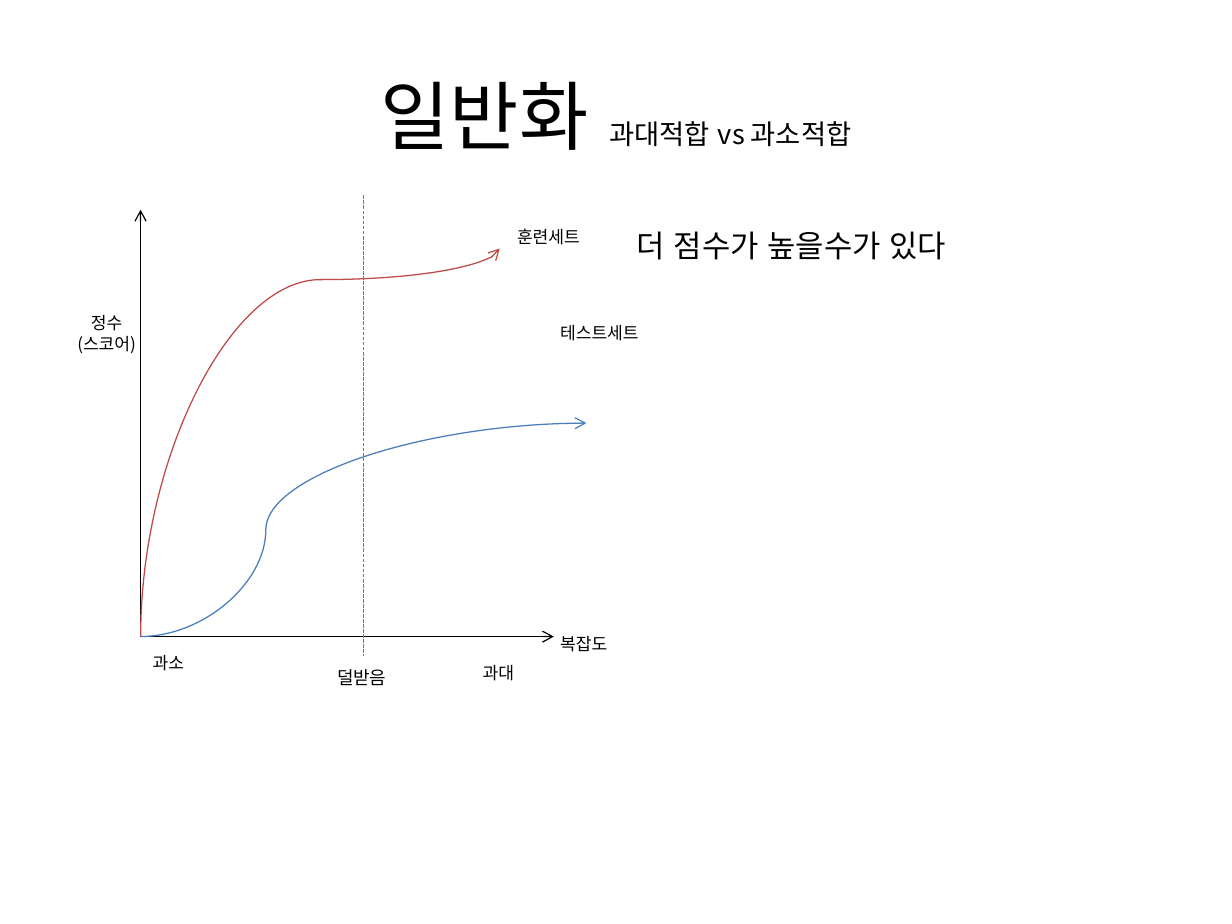
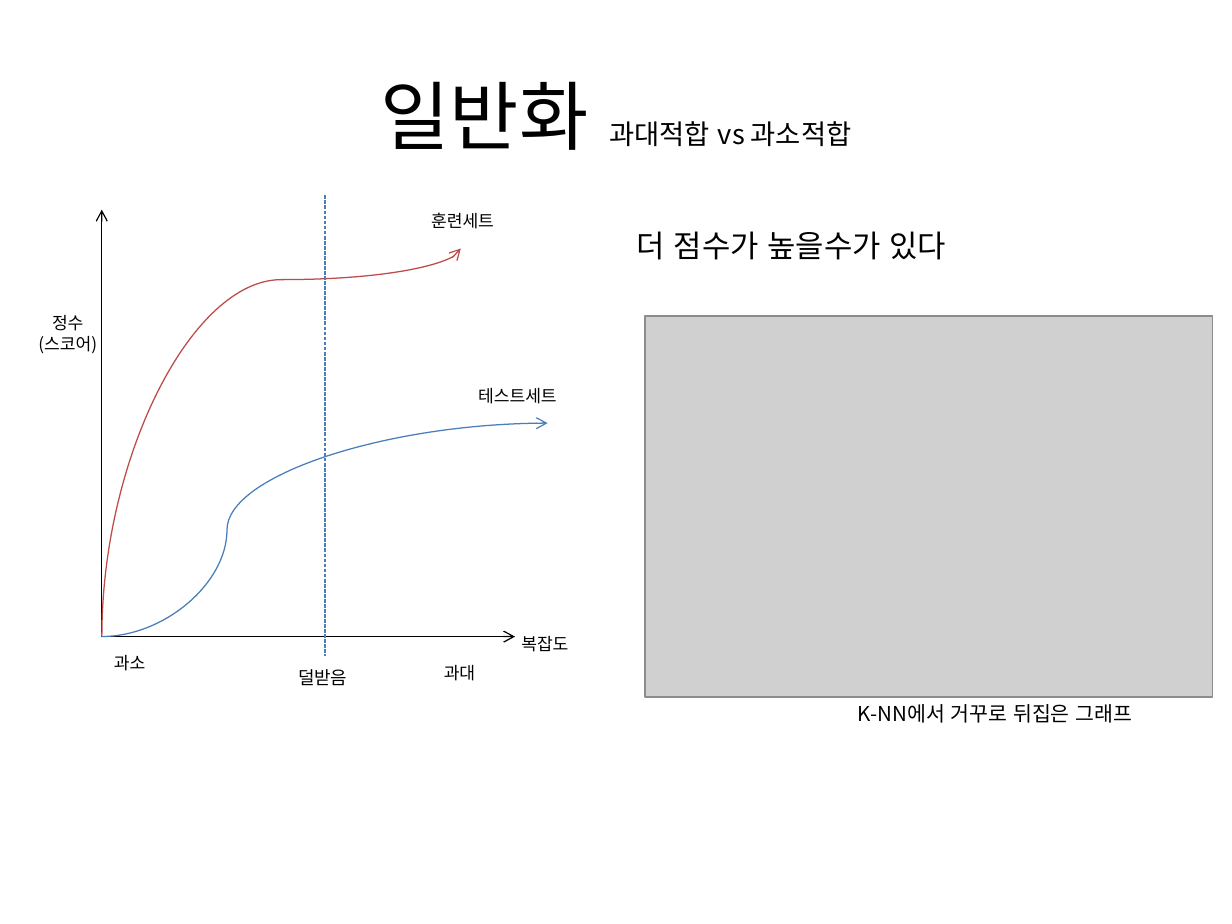
Before and after one commit to ehdgns21/Machine_Learning, a slide deck: slide 4 of 2.17(월)노트 - 머신러닝개요.pptm. Drawn at 1232x924 pixels with LibreOffice and Linux fonts; fonts in the diff are those of the drawing; grey boxes stand for pictures. Boxes give left, top, right and bottom in pixels: in the first picture for what was removed or moved away, otherwise in the second. Text is boxed around its words. In the diff, an @@ line names an element or a change of style, - is before the commit and + after.

```diff
--- a/2.17(월)노트 - 머신러닝개요.pptm
+++ b/2.17(월)노트 - 머신러닝개요.pptm
@@ text "훈련세트": place and size @@
-text "훈련세트" at [517,228,580,245]
+text "훈련세트" at [431,212,494,229]
@@ picture added at [646,315,1212,696] @@
@@ text "테스트세트": place and size @@
-text "테스트세트" at [560,325,639,341]
+text "테스트세트" at [478,388,557,404]
@@ 5 texts, 2 curved arrows, 2 arrows, 1 line: place and size @@
-5 texts, 2 curved arrows, 2 arrows, 1 line at [77,196,607,686]
+5 texts, 2 curved arrows, 2 arrows, 1 line at [38,196,568,686]
@@ text added at [858,704,1132,723], 12 pt, text #000000 @@
+K-NN에서 거꾸로 뒤집은 그래프
```
Also in this commit, not shown: 1 slide added, 1 slide removed.
